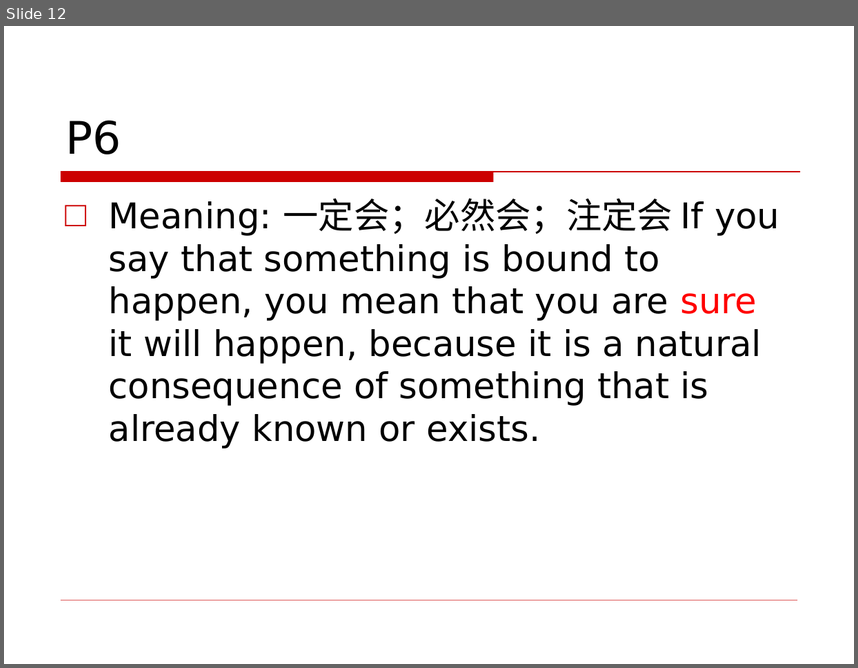
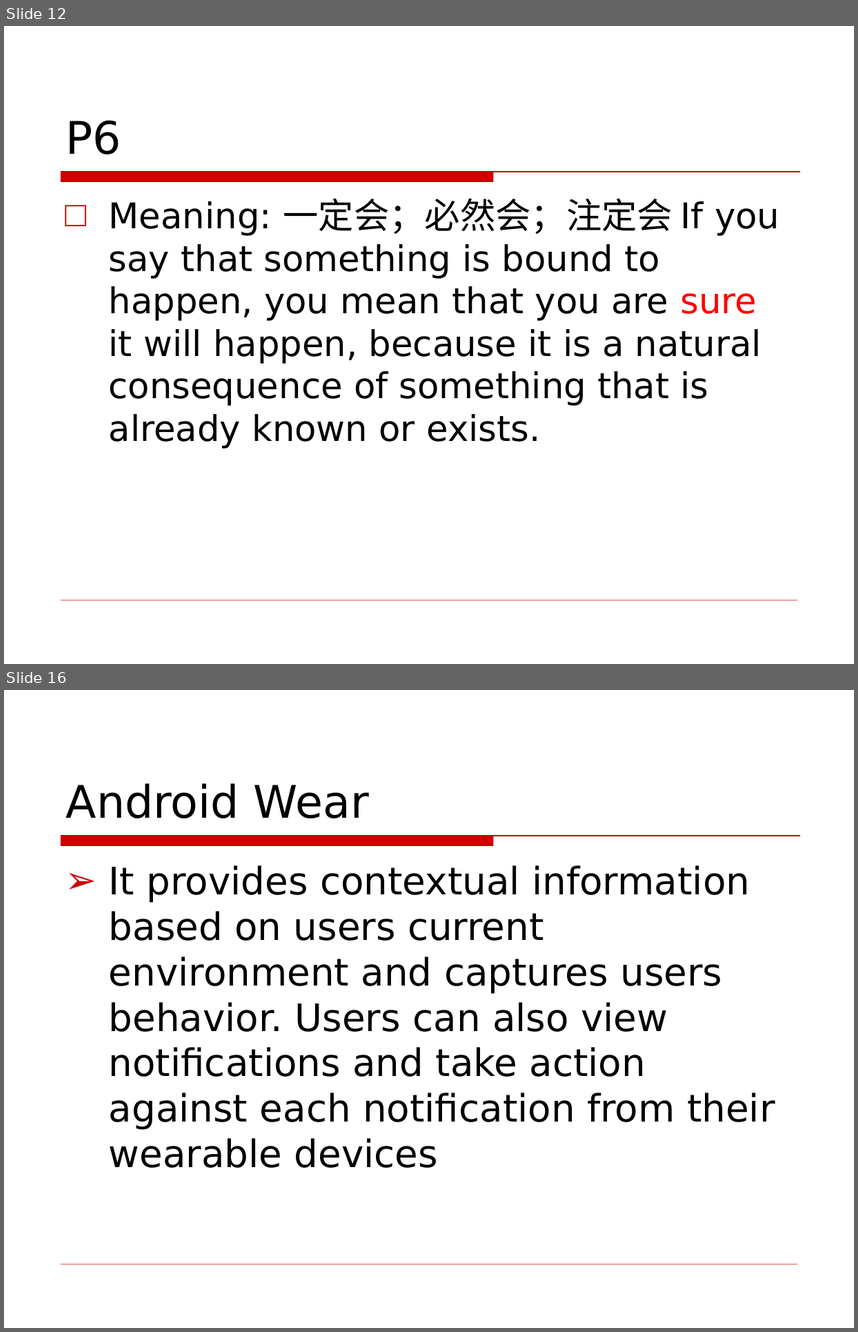
Before and after one commit to jxwb088047/Chapter_8_English, a slide deck: Chapter 8 English .ppt. Shown one above the other, each under a label of ours: slide 12 before the commit, slides 12 and 16 after it; the slides between them are not shown. The pictures are 858x668 and 858x1332 pixels, drawn with LibreOffice and Linux fonts; fonts in the diff are those of the drawing; background and template pictures are left out. Boxes give left, top, right and bottom in pixels: in the first picture for what was removed or moved away, otherwise in the second. Text is boxed around its words. In the diff, an @@ line names an element or a change of style, - is before the commit and + after.

```diff
--- a/Chapter 8 English .ppt
+++ b/Chapter 8 English .ppt
@@ slide 16 added at <box>4,690,854,1328</box>, background picture (left out); not listed: 2 template elements that a slide beside it also shows @@
@@ title added at <box>66,783,369,818</box>, 38 pt, text #000000 @@
+Android Wear
@@ text added at <box>109,865,775,1167</box>, 32 pt, text #000000 @@
+➢ It provides contextual information based on users current environment and captures users behavior. Users can also view notifications and take action against each notification from their wearable devices
```
Also in this commit, not shown: 2 slides changed, 9 other slides added.
